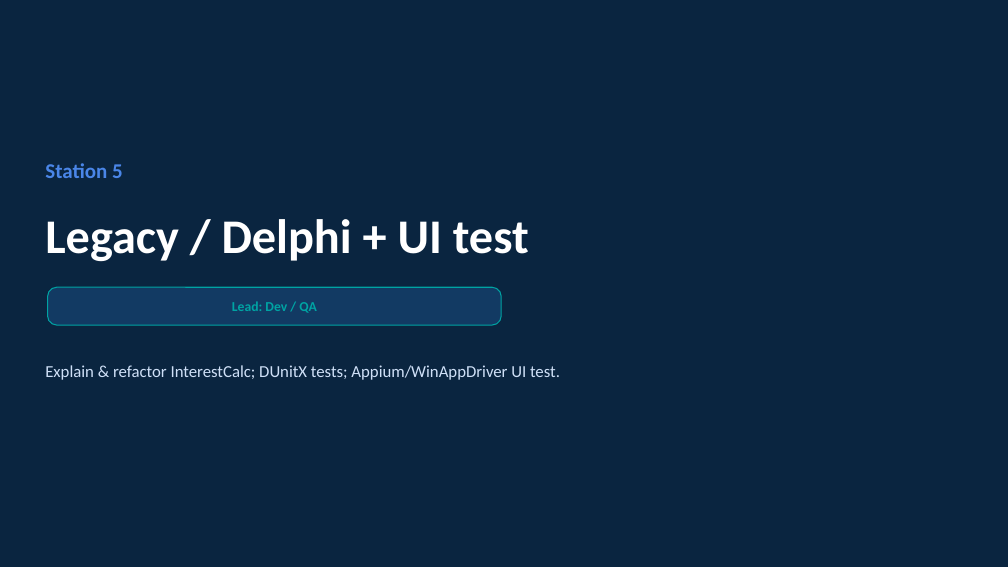
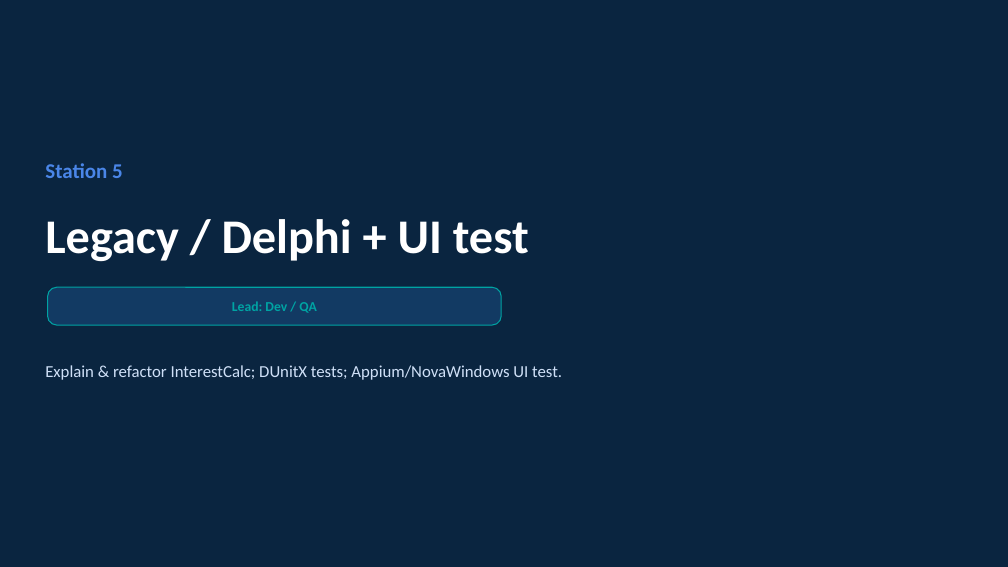
Before and after one commit to amilos/agentic-coding-101, a slide deck: slide 22 of slides/agentic-coding-101.pptx. Drawn at 1008x567 pixels with LibreOffice and Linux fonts; fonts in the diff are those of the drawing. Boxes give left, top, right and bottom in pixels: in the first picture for what was removed or moved away, otherwise in the second. Text is boxed around its words. In the diff, an @@ line names an element or a change of style, - is before the commit and + after.

```diff
--- a/slides/agentic-coding-101.pptx
+++ b/slides/agentic-coding-101.pptx
@@ text at (45, 365, 562, 380): text changed @@
-Explain & refactor InterestCalc; DUnitX tests; Appium/WinAppDriver UI test.
+Explain & refactor InterestCalc; DUnitX tests; Appium/NovaWindows UI test.
```
Also in this commit, not shown: 8 other slides changed, 15 other files.
